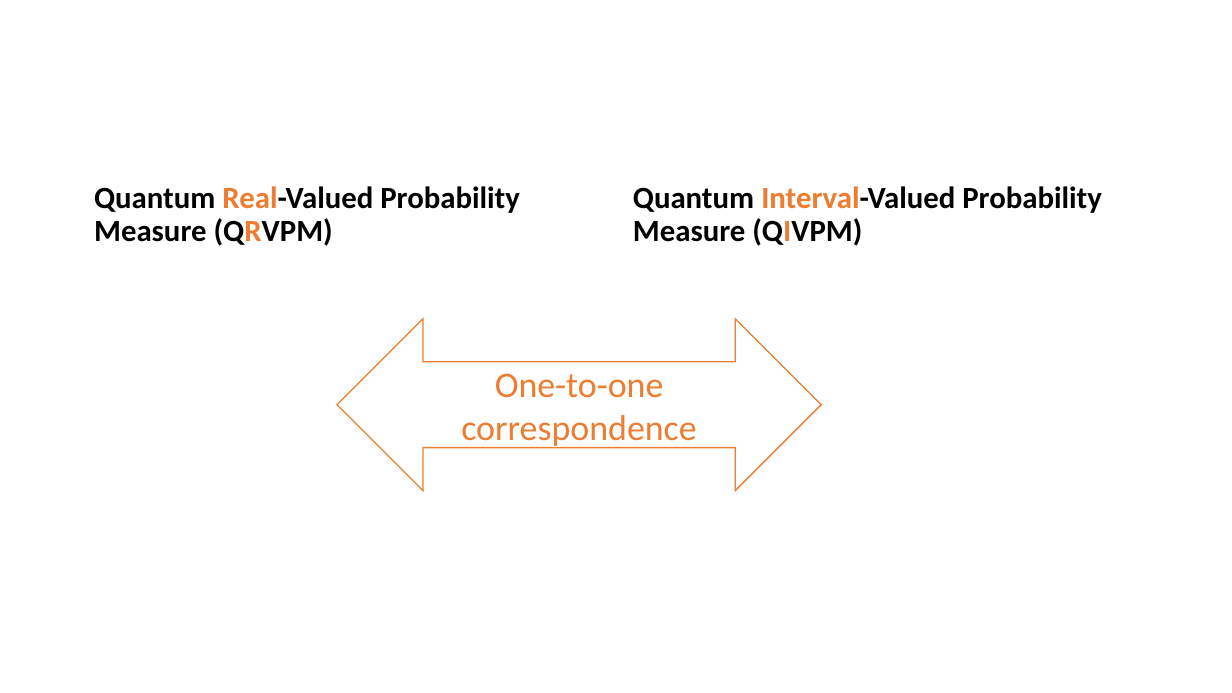
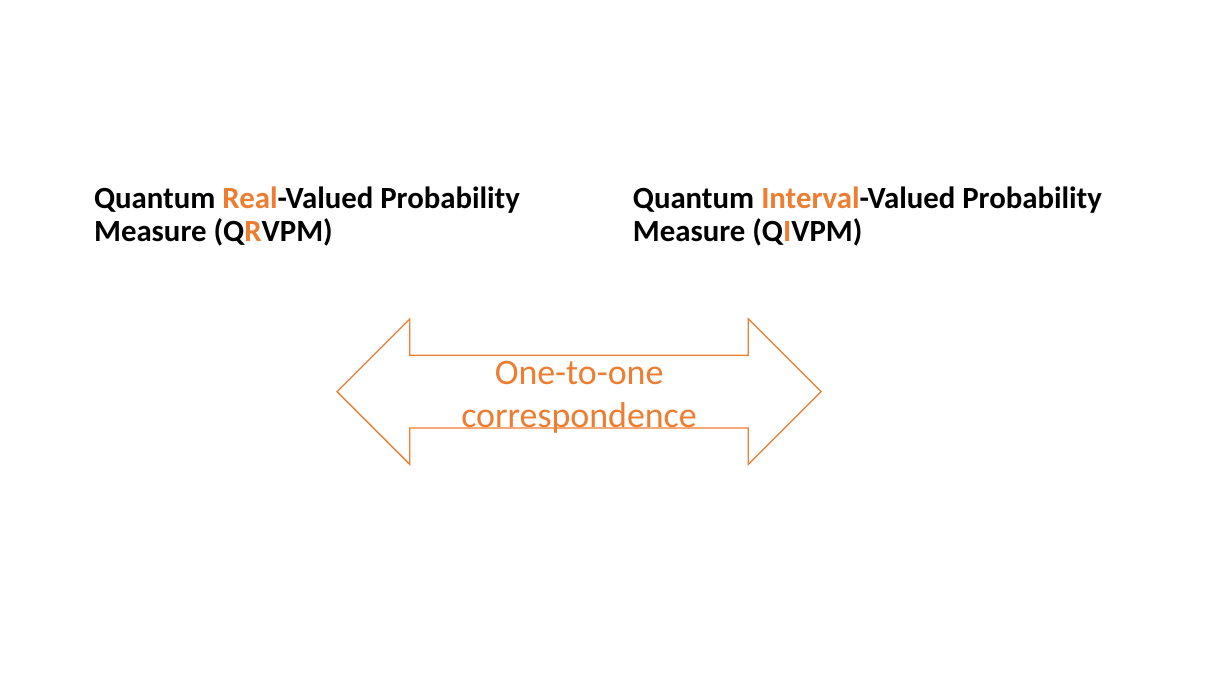
Before and after one commit to yuttai/Contextuality-and-Nonlocality-in-Discrete-Quantum-Theory, a slide deck: slide 12 of prop_letter.pptx. Drawn at 1232x693 pixels with LibreOffice and Linux fonts; fonts in the diff are those of the drawing; grey boxes stand for pictures. Boxes give left, top, right and bottom in pixels: in the first picture for what was removed or moved away, otherwise in the second. Text is boxed around its words. In the diff, an @@ line names an element or a change of style, - is before the commit and + after.

```diff
--- a/prop_letter.pptx
+++ b/prop_letter.pptx
@@ left right arrow "One-to-one correspondence": place and size @@
-left right arrow "One-to-one correspondence" at <box>337,319,822,491</box>
+left right arrow "One-to-one correspondence" at <box>337,319,822,465</box>
```
Also in this commit, not shown: 5 other slides changed, 1 slide removed.
